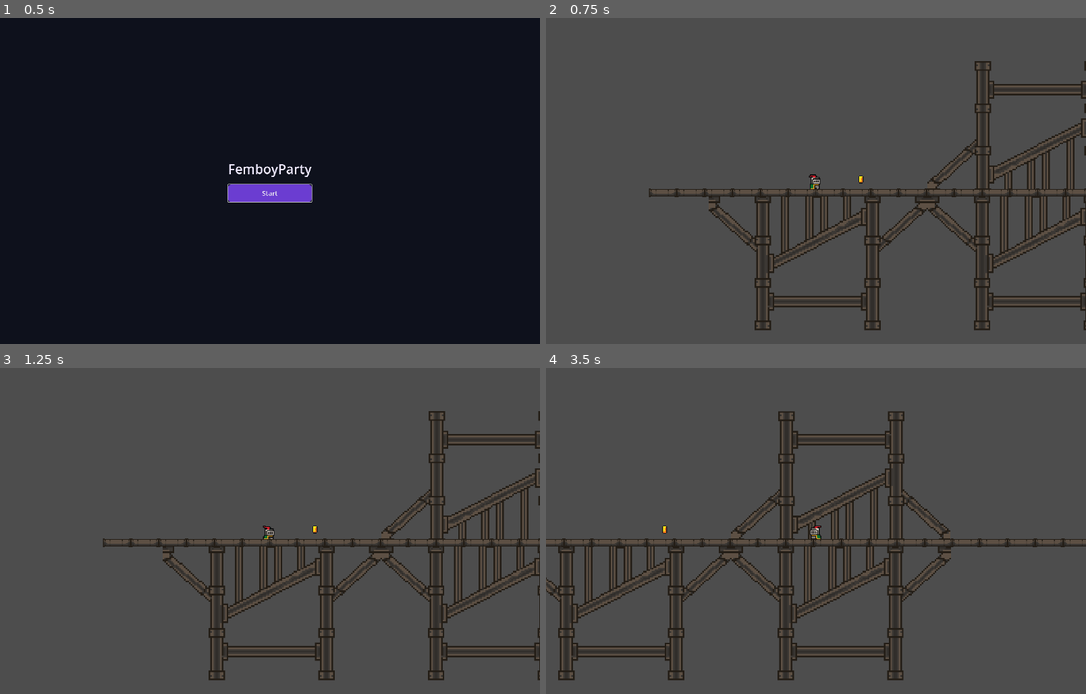
Above: before the commit, frames 1-4 (two rows, left to right).
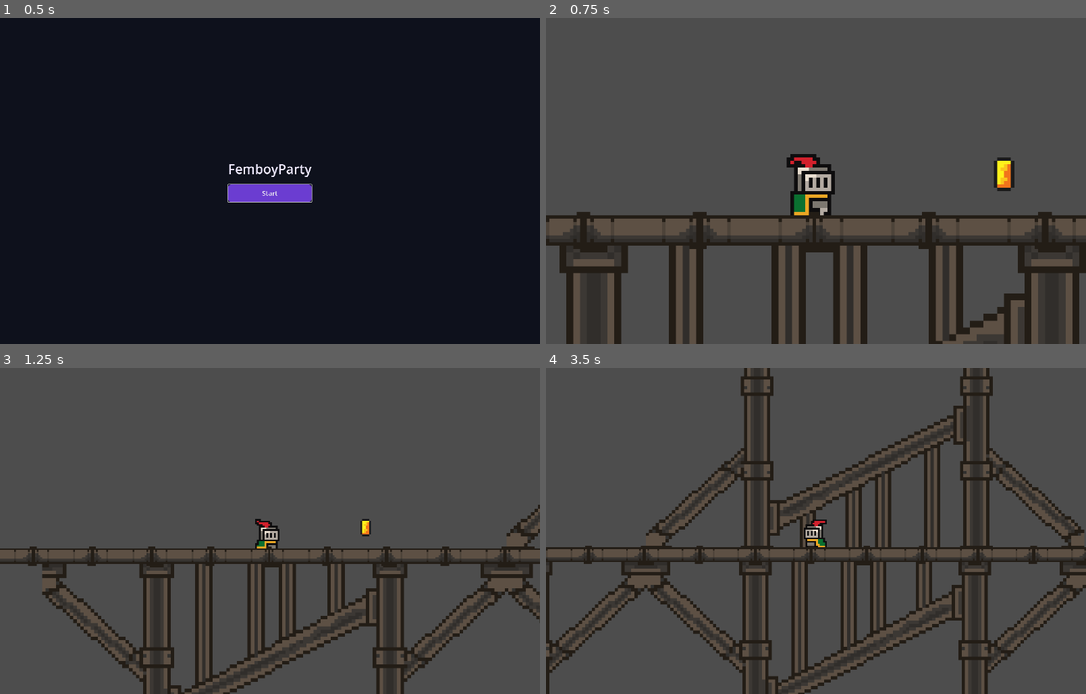
Above: after the commit, the same moments.

Repository: rkywsa/FemboyParty
Game: Godot game, scene res://MainMenu/main_menu.tscn
Two runs of this game, one before a commit and one after it. Both use one fixed random seed, a clock stepped at 60 frames per second and the inputs below.
Inputs:
- Up to frame 1 (0.5 s): no input
- Up to frame 2 (0.75 s): click "Start" at 0.5 s
- Up to frame 3 (1.25 s): no input
- Up to frame 4 (3.5 s): tap Enter (ui_accept) at 1.25, 1.52, 2.27 s; hold Right (ui_right) 1.28-2.78 s; hold Left (ui_left) from 2.78 s (still down)

Frame 1 is identical in both runs. In frame 2, 24% of the frame differs, in the area x 0-100%, y 13-100%; in frame 3, 20%; in frame 4, 29%, in the area x 0-100%, y 0-100%.

Commit message:
animation

Diff:
--- a/MainMenu/main_menu.gd
+++ b/MainMenu/main_menu.gd
@@ -2,6 +2,8 @@
 
 
 @onready var start_button: Button = $CenterContainer/MenuContent/StartButton
+
+var transitioning := false
 
 
 func _ready() -> void:
@@ -9,6 +11,14 @@
 
 
 func _on_start_button_pressed() -> void:
+	if transitioning:
+		return
+
+	transitioning = true
+	start_button.disabled = true
+
 	var error := get_tree().change_scene_to_file("res://Graphics/level.tscn")
 	if error != OK:
+		transitioning = false
+		start_button.disabled = false
 		push_error("Could not load level scene: %s" % error)
--- a/PlayerInteraction/player.gd
+++ b/PlayerInteraction/player.gd
@@ -1,9 +1,22 @@
 extends CharacterBody2D
 
 @onready var animated_sprite = $AnimatedSprite2D
+@onready var camera: Camera2D = $Camera2D
 
 const SPEED = 300.0
 const JUMP_VELOCITY = -300.0
+const INTRO_ZOOM_MULTIPLIER = 3.0
+const INTRO_ZOOM_DURATION = 1.0
+
+
+func _ready() -> void:
+	var normal_zoom := camera.zoom
+	camera.zoom = normal_zoom * INTRO_ZOOM_MULTIPLIER
+
+	var tween := create_tween()
+	tween.tween_property(camera, "zoom", normal_zoom, INTRO_ZOOM_DURATION) \
+		.set_trans(Tween.TRANS_CUBIC) \
+		.set_ease(Tween.EASE_OUT)
 
 
 func _physics_process(delta: float) -> void:
@@ -42,9 +55,9 @@
 
 
 
-func _on_coin_body_entered(body: Node2D) -> void:
+func _on_coin_body_entered(_body: Node2D) -> void:
 	pass # Replace with function body.
 
 
-func _on_coin_body_exited(body: Node2D) -> void:
+func _on_coin_body_exited(_body: Node2D) -> void:
 	pass # Replace with function body.
--- a/PlayerInteraction/player.tscn
+++ b/PlayerInteraction/player.tscn
@@ -230,4 +230,4 @@
 shape = SubResource("RectangleShape2D_q3d3v")
 
 [node name="Camera2D" type="Camera2D" parent="." unique_id=1449698762]
-zoom = Vector2(3, 3)
+zoom = Vector2(6, 6)
